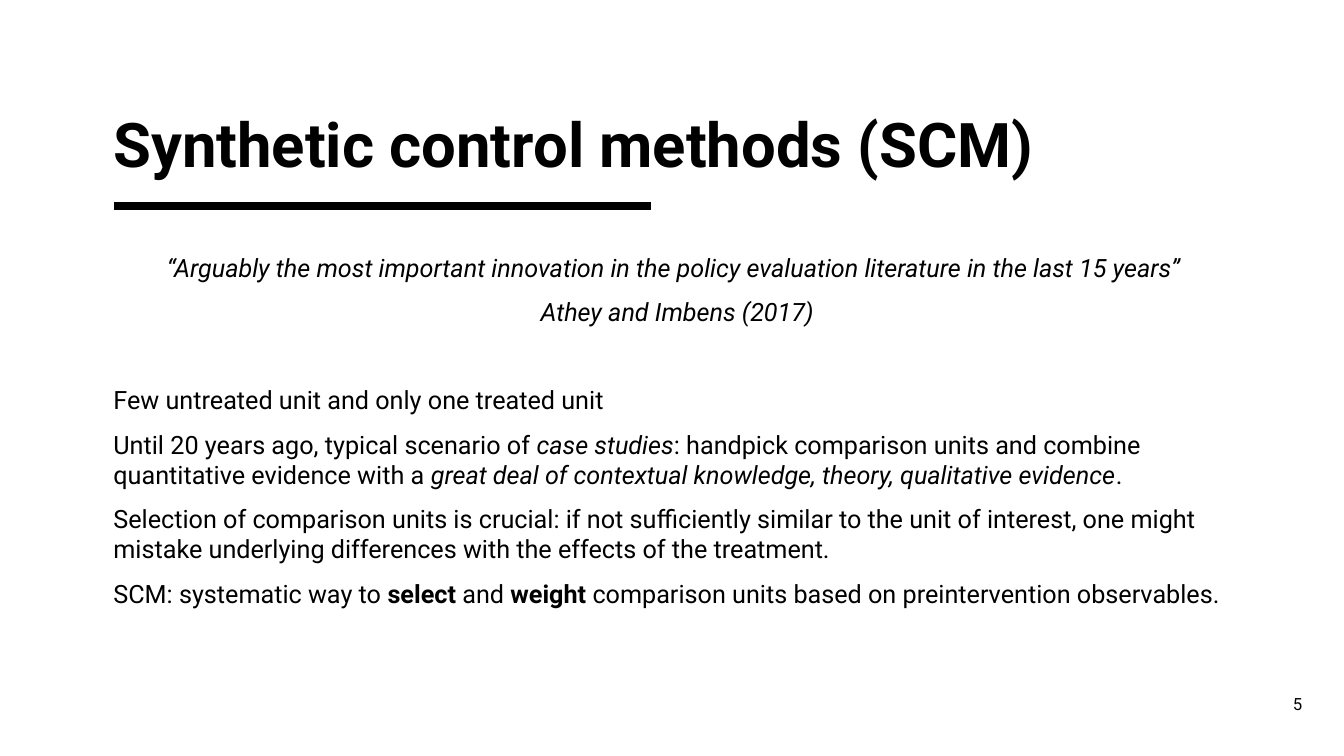
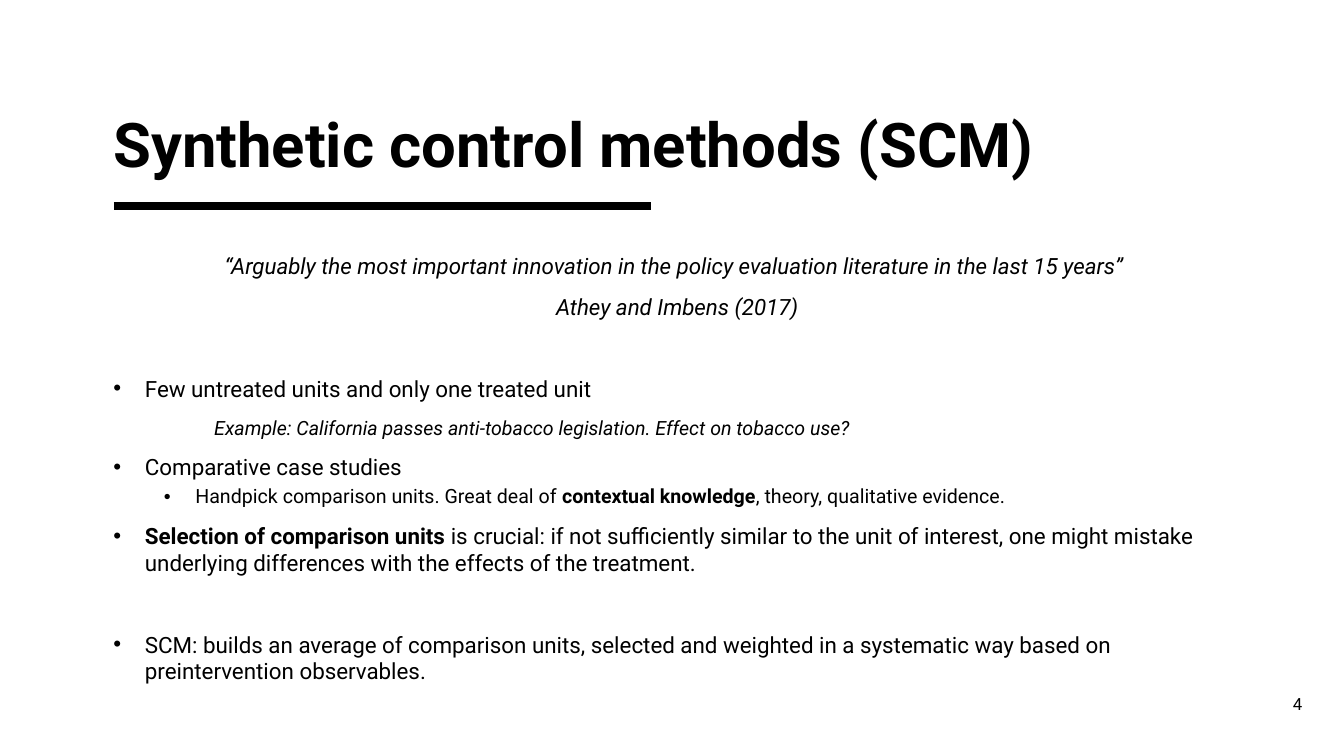
Before and after one commit to francescogranella/francescogranella.github.io, a slide deck: slide 4 of SCM.pptx (slide 5 before the commit). Drawn at 1344x756 pixels with LibreOffice and Linux fonts; fonts in the diff are those of the drawing. Boxes give left, top, right and bottom in pixels: in the first picture for what was removed or moved away, otherwise in the second. Text is boxed around its words. In the diff, an @@ line names an element or a change of style, - is before the commit and + after.

```diff
--- a/SCM.pptx
+++ b/SCM.pptx
@@ text at (x1=145, y1=257, x2=1193, y2=576): size 18 to 16 pt in "“Arguably the most important innovation in the ...", "Athey and Imbens (2017)", "Selection of comparison units is crucial: if ..."; bold on in "Selection of comparison units"; bullet none to • @@
@@ text at (x1=145, y1=380, x2=1005, y2=507): text changed; size 18 to 14 pt @@
-Few untreated unit and only one treated unit
-Until 20 years ago, typical scenario of case studies: handpick comparison units and combine quantitative evidence with a great deal of contextual knowledge, theory, qualitative evidence.
+• Few untreated units and only one treated unit
+Example: California passes anti-tobacco legislation. Effect on tobacco use?
+• Comparative case studies
+  • Handpick comparison units. Great deal of contextual knowledge, theory, qualitative evidence.
@@ text at (x1=145, y1=636, x2=1111, y2=658): text changed; size 18 to 16 pt @@
-SCM: systematic way to select and weight comparison units based on preintervention observables.
+• SCM: builds an average of comparison units, selected and weighted in a systematic way based on preintervention observables.
@@ page number at (x1=1293, y1=698, x2=1302, y2=710): text changed @@
-5
+4
```
Also in this commit, not shown: 19 other slides changed, 3 slides added, 1 slide removed.
